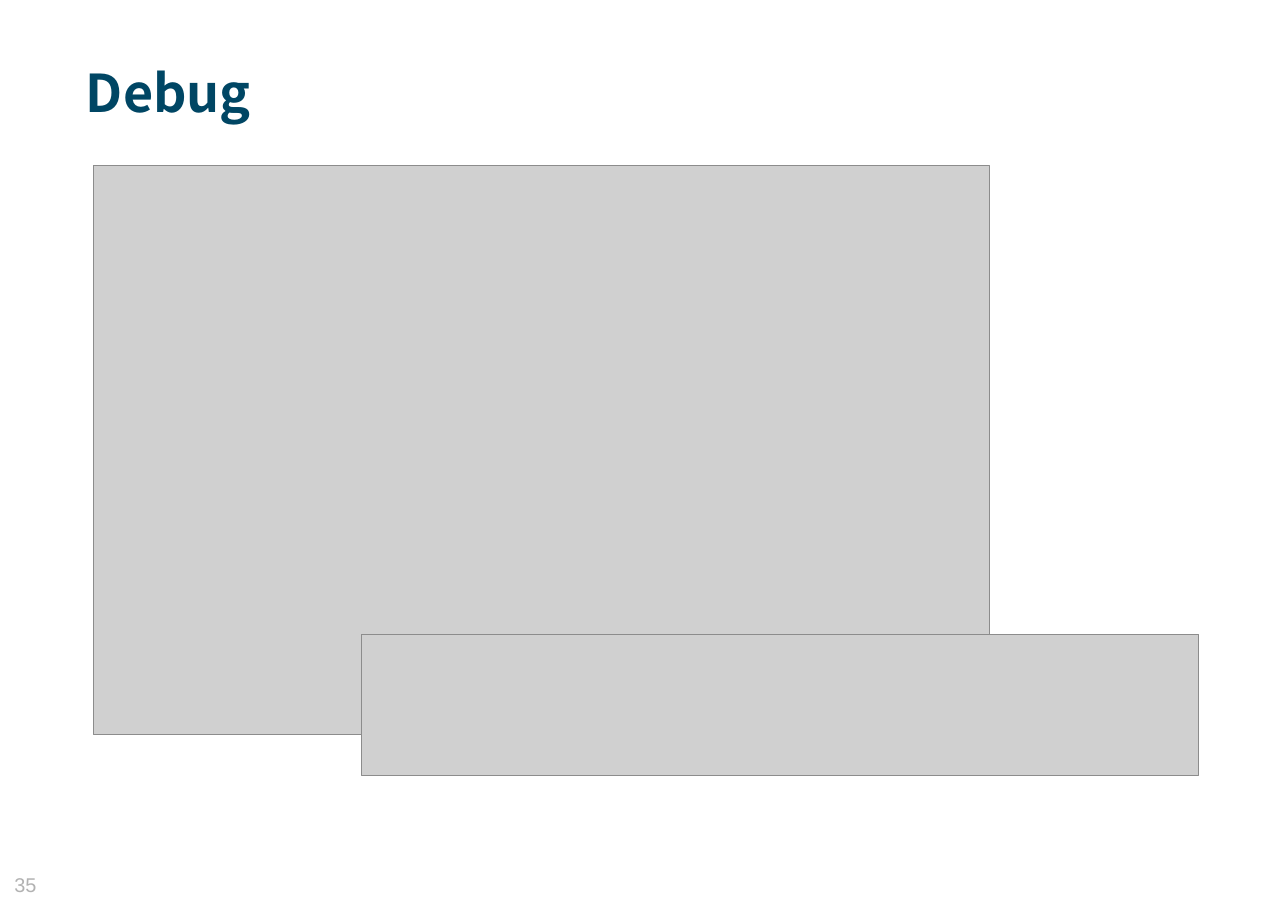
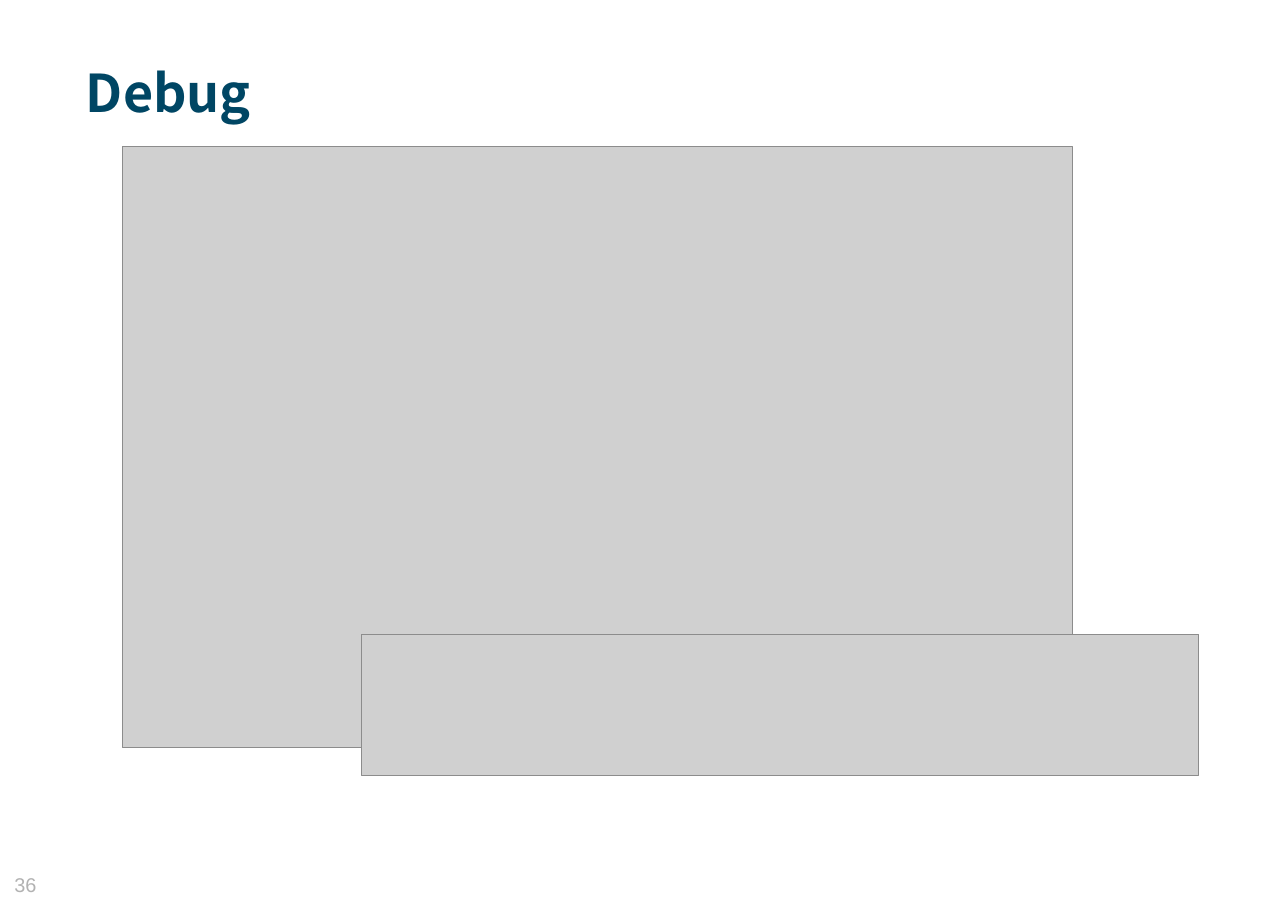
Before and after one commit to MosesZhu/Cube, a slide deck: slide 36 of Document/New Webframework Introduction.pptx (slide 35 before the commit). Drawn at 1288x911 pixels with LibreOffice and Linux fonts; fonts in the diff are those of the drawing; grey boxes stand for pictures; background and template pictures are left out. Boxes give left, top, right and bottom in pixels: in the first picture for what was removed or moved away, otherwise in the second. Text is boxed around its words. In the diff, an @@ line names an element or a change of style, - is before the commit and + after.

```diff
--- a/Document/New Webframework Introduction.pptx
+++ b/Document/New Webframework Introduction.pptx
@@ picture: place and size @@
-picture at [94,165,991,735]
+picture at [122,147,1073,747]
@@ page number at [14,878,36,892]: text changed @@
-35
+36
```
Also in this commit, not shown: 4 other slides changed, 1 slide added, 7 other files.
